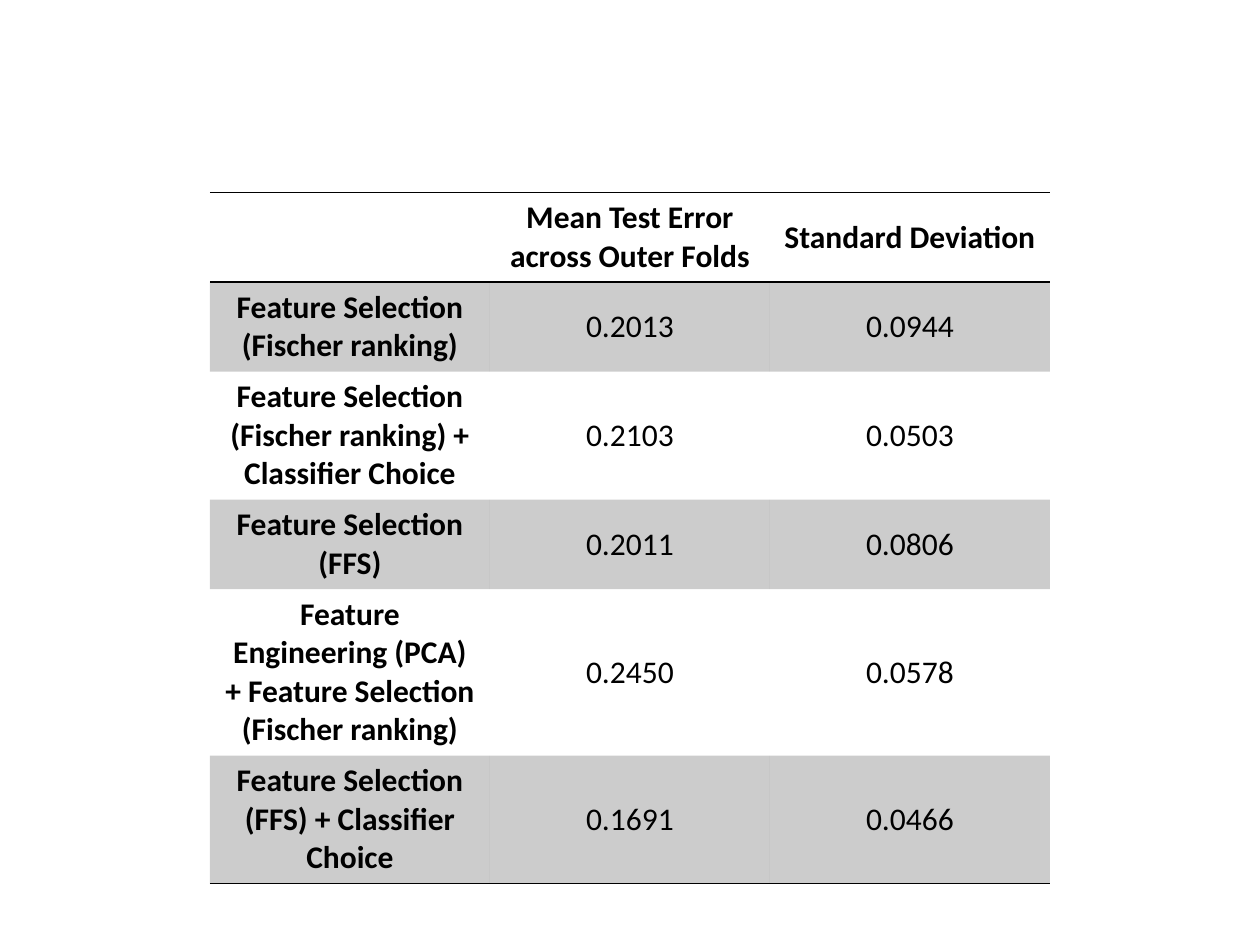
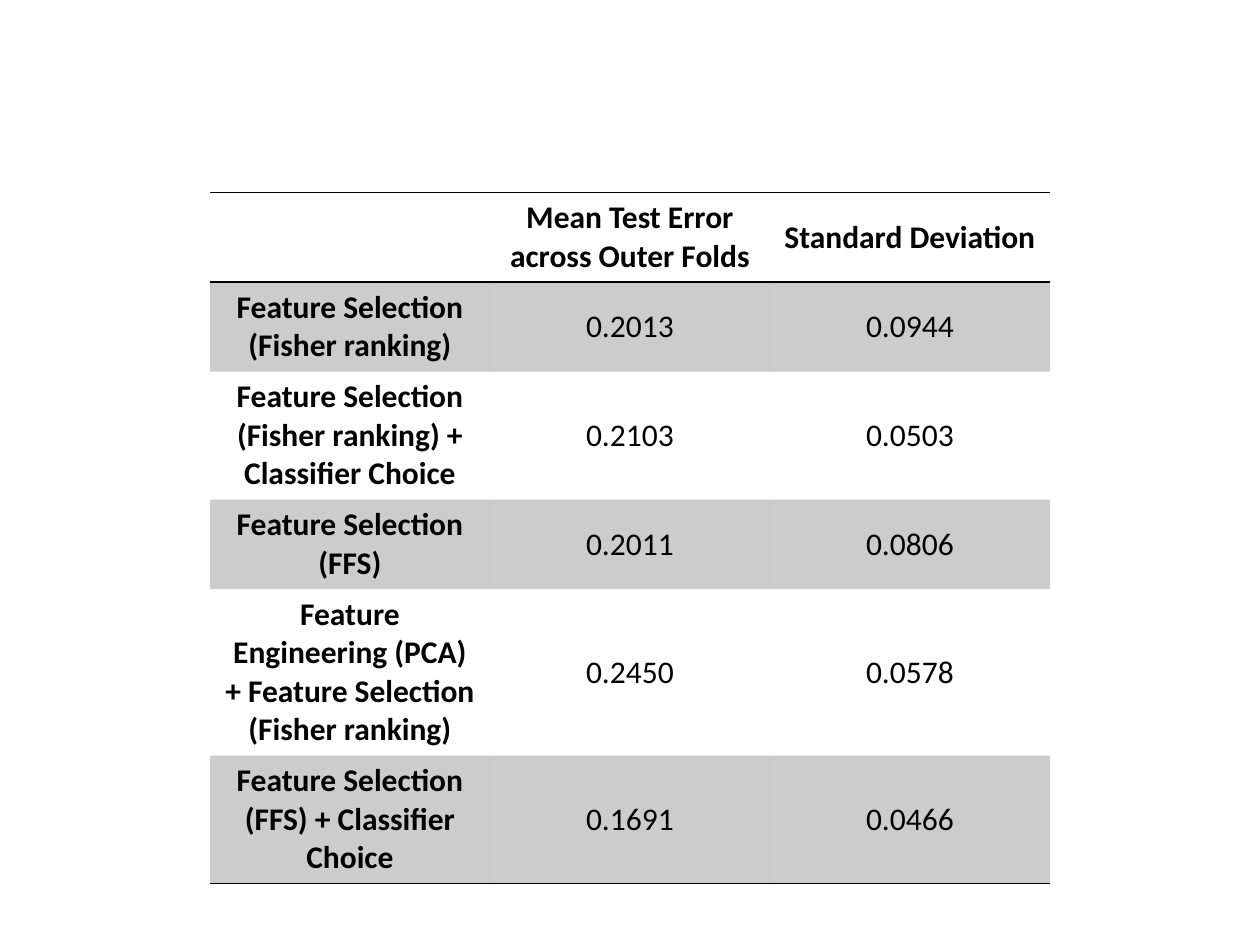
Before and after one commit to julielaurent/Project2Data, a slide deck: slide 1 of Part5/TableMeanErrosSTD.pptx. Drawn at 1260x945 pixels with LibreOffice and Linux fonts; fonts in the diff are those of the drawing. Boxes give left, top, right and bottom in pixels: in the first picture for what was removed or moved away, otherwise in the second. Text is boxed around its words. In the diff, an @@ line names an element or a change of style, - is before the commit and + after.

```diff
--- a/Part5/TableMeanErrosSTD.pptx
+++ b/Part5/TableMeanErrosSTD.pptx
@@ table at box(210, 193, 1050, 873) @@
-row 2, column 1: Feature Selection (Fischer ranking)
+row 2, column 1: Feature Selection (Fisher ranking)
-row 3, column 1: Feature Selection (Fischer ranking) + Classifier Choice
+row 3, column 1: Feature Selection (Fisher ranking) + Classifier Choice
-row 5, column 1: Feature Engineering (PCA) + Feature Selection (Fischer ranking)
+row 5, column 1: Feature Engineering (PCA) + Feature Selection (Fisher ranking)
```
Also in this commit, not shown: 6 other files.
